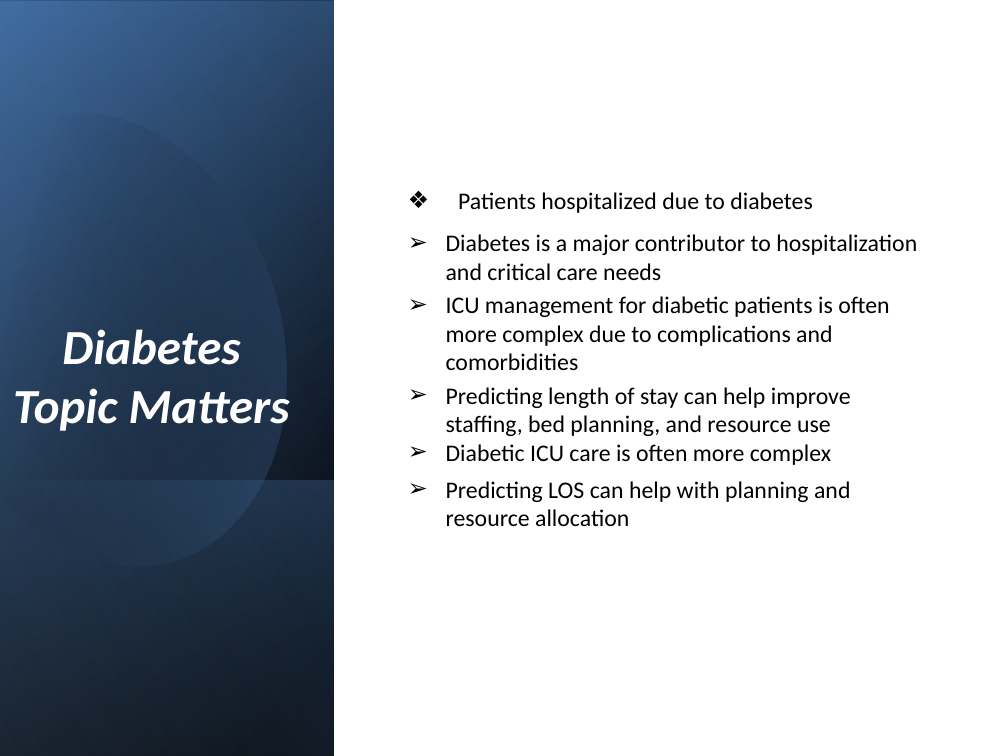
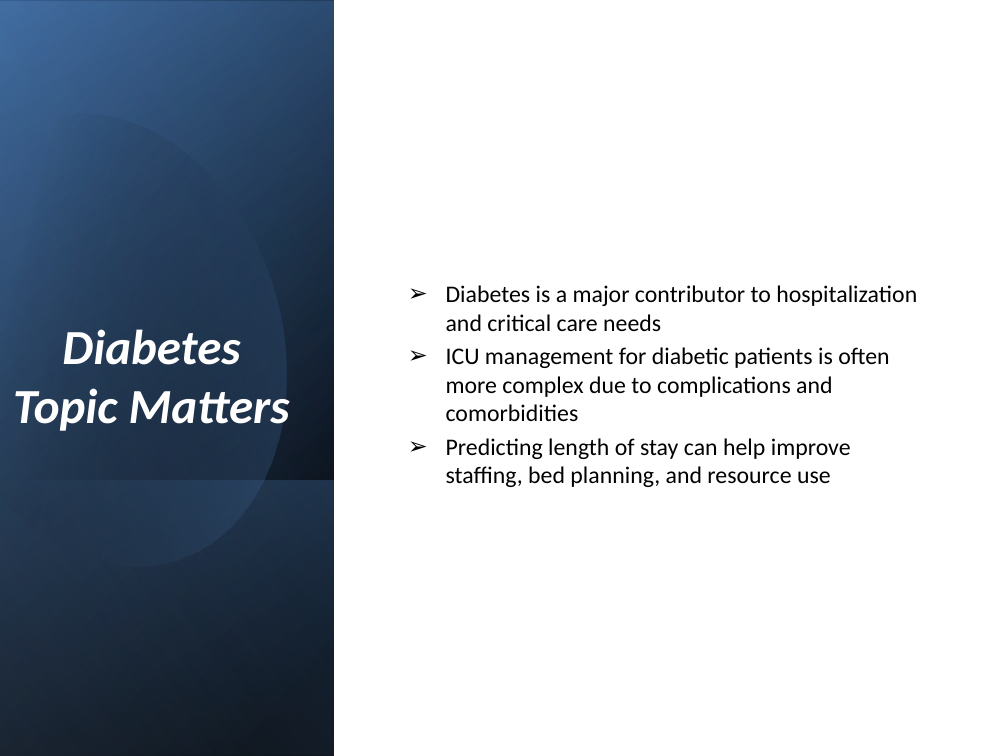
Before and after one commit to abhishekraman2001/AI-Health, a slide deck: slide 4 of akr3222-SelfLearningTuotorial.pptx (slide 3 before the commit). Drawn at 1008x756 pixels with LibreOffice and Linux fonts; fonts in the diff are those of the drawing. Boxes give left, top, right and bottom in pixels: in the first picture for what was removed or moved away, otherwise in the second. Text is boxed around its words. In the diff, an @@ line names an element or a change of style, - is before the commit and + after.

```diff
--- a/akr3222-SelfLearningTuotorial.pptx
+++ b/akr3222-SelfLearningTuotorial.pptx
@@ text at bbox=[458, 192, 813, 213]: paragraph removed @@
-❖ Patients hospitalized due to diabetes
@@ text at bbox=[446, 444, 850, 526]: paragraphs removed @@
-➢ Diabetic ICU care is often more complex
-➢ Predicting LOS can help with planning and resource allocation
```
Also in this commit, not shown: 13 other slides changed, 2 slides added, 2 other files.
